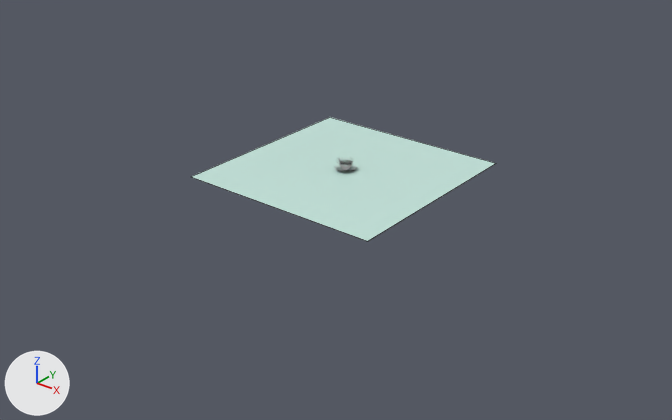
The Blender file Coffeecup/CoffeeCup_01.blend, before and after one commit.
Camera for both pictures: a 50 mm lens placed at (4.86, -6.22, 3.41), pointed at (0.04, -0.2, -0.32). Lighting does not change. The marker at lower left points along +X, +Y and +Z. Mesh edges are drawn as thin lines on the coarser meshes.
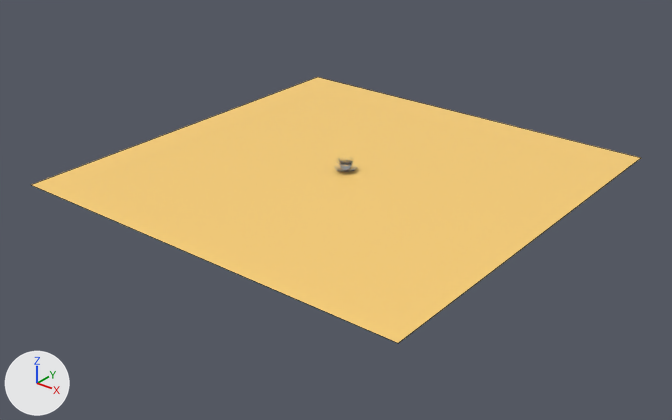
Diff of the bpy script that builds the scene:
```diff
--- a/Coffeecup/CoffeeCup_01.blend.py
+++ b/Coffeecup/CoffeeCup_01.blend.py
@@ mat_material_001 @@
 mat_material_001 = principled_material('Material.001')
-mat_material_001.base_color = (0.571, 0.8, 0.732)  # white #c7e7de
+mat_material_001.base_color = (0.999, 0.652, 0.188)  # orange #ffd378
@@ ob_plane @@
 ob_plane = bpy.data.objects.new('Plane', me_plane)
-ob_plane.location = (0.0, 0.0, 0.0)
+ob_plane.location = (0.0, 0.0, -0.009)
+ob_plane.scale = (2.0, 2.0, 2.0)
```

What differs and where, as boxes [x1, y1, x2, y2] in the pictures (672 x 420 px):
'Plane', recoloured, moved, rescaled (100% wider, 114% taller)
    before: [192, 117, 496, 241]
    after: [31, 77, 641, 343]
